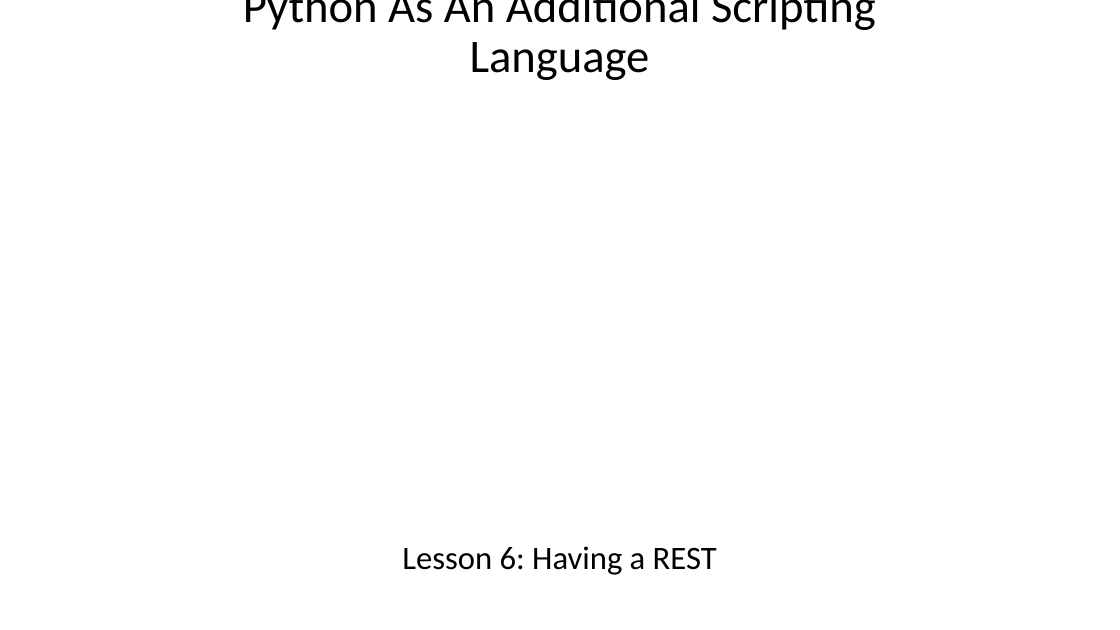
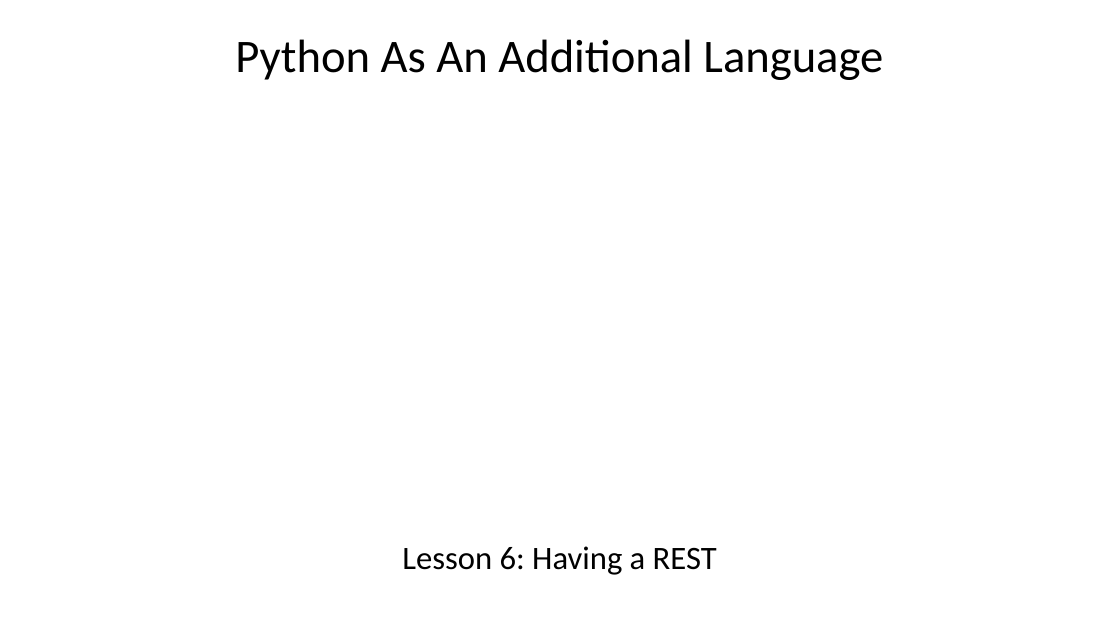
Before and after one commit to wilkotom/python_examples, a slide deck: slide 1 of Python as an additional language/Lesson 6/Session 6.pptx. Drawn at 1120x630 pixels with LibreOffice and Linux fonts; fonts in the diff are those of the drawing; background and template pictures are left out. Boxes give left, top, right and bottom in pixels: in the first picture for what was removed or moved away, otherwise in the second. Text is boxed around its words. In the diff, an @@ line names an element or a change of style, - is before the commit and + after.

Commit message:
Slide tweaks

```diff
--- a/Python as an additional language/Lesson 6/Session 6.pptx
+++ b/Python as an additional language/Lesson 6/Session 6.pptx
@@ text at [235, 39, 883, 80]: text changed @@
-Python As An Additional Scripting Language
+Python As An Additional Language
```
